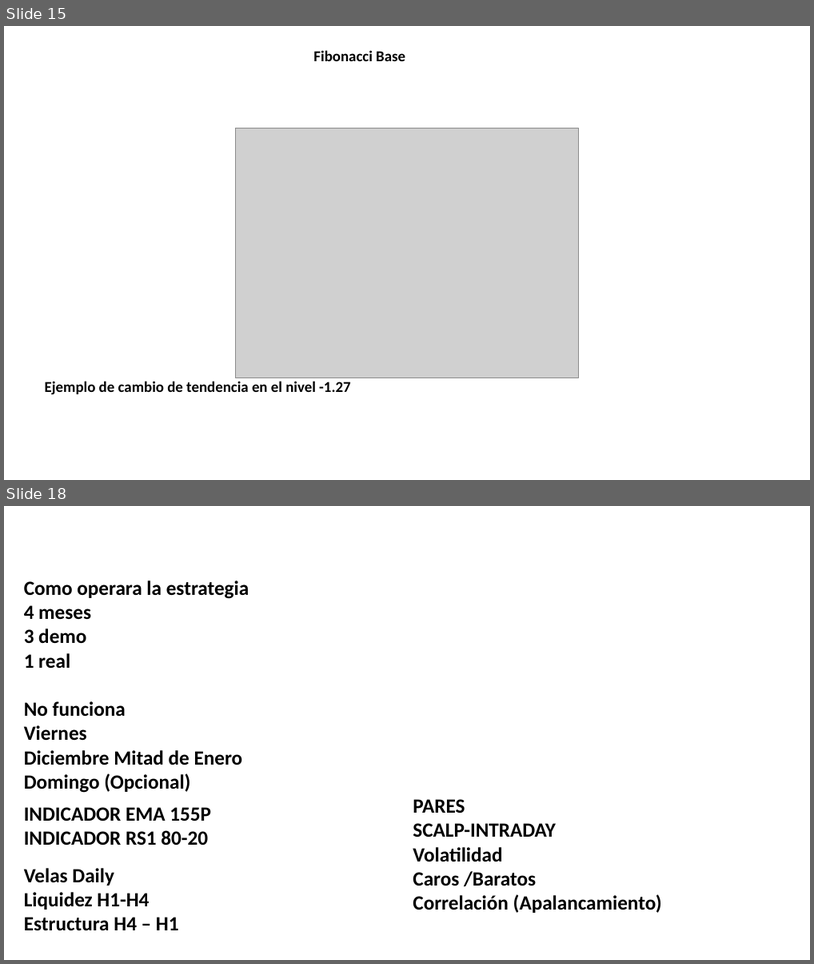
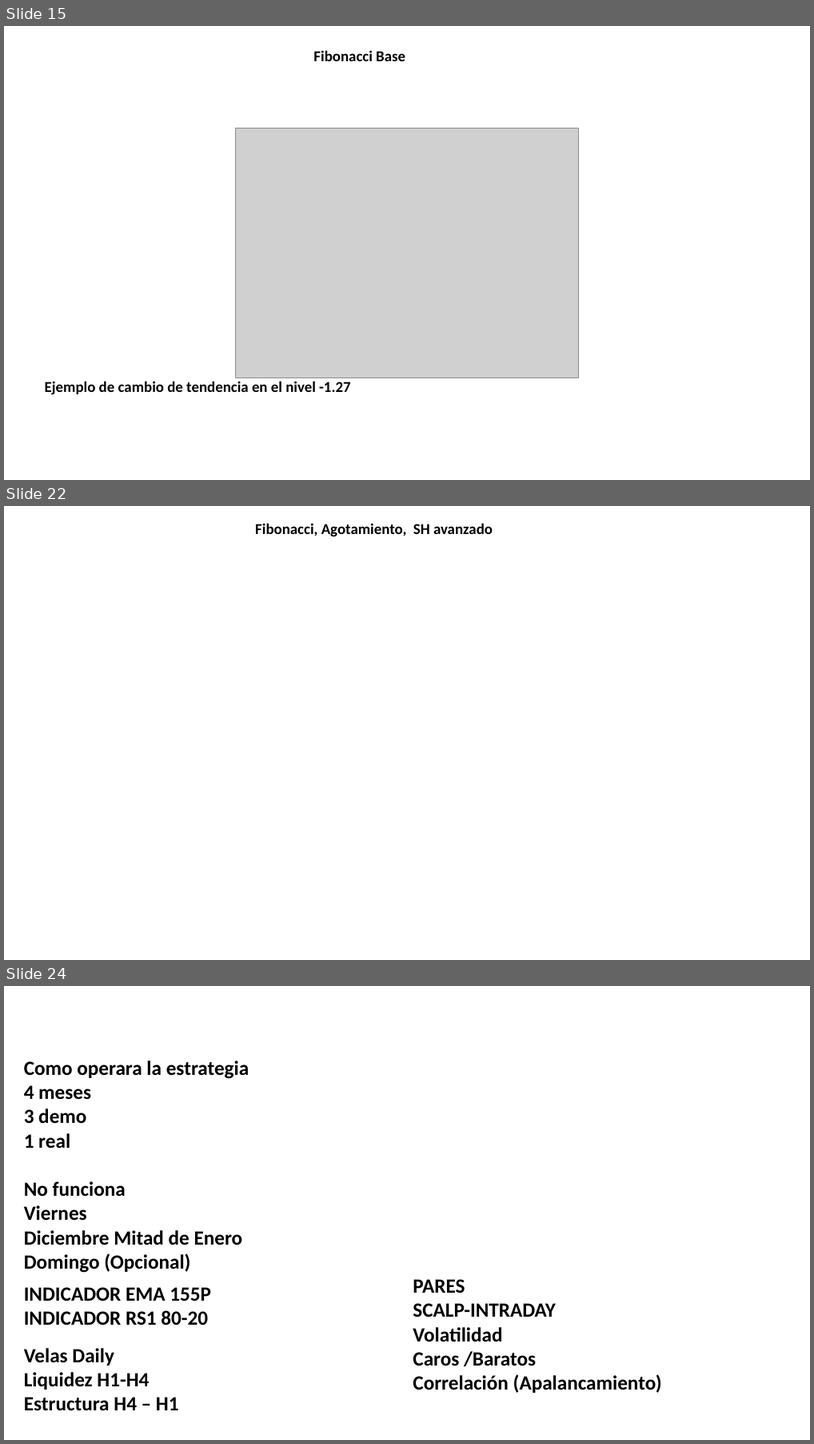
Before and after one commit to Edd1eware/Yields_Academy, a slide deck: Manual_YIELDS_ACADEMY.pptx. Shown one above the other, each under a label of ours: slides 15 and 18 before the commit, slides 15, 22 and 24 after it; the slides between them are not shown. The pictures are 814x964 and 814x1444 pixels, drawn with LibreOffice and Linux fonts; fonts in the diff are those of the drawing; grey boxes stand for pictures. Boxes give left, top, right and bottom in pixels: in the first picture for what was removed or moved away, otherwise in the second. Text is boxed around its words. In the diff, an @@ line names an element or a change of style, - is before the commit and + after.

```diff
--- a/Manual_YIELDS_ACADEMY.pptx
+++ b/Manual_YIELDS_ACADEMY.pptx
@@ slide 22 added at bbox=[4, 506, 810, 960], background #FFFFFF @@
@@ text added at bbox=[255, 523, 493, 537], 18 pt, text #000000, bold @@
+Fibonacci, Agotamiento, SH avanzado
@@ what was slide 18 is now slide 24 @@
```
Also in this commit, not shown: 1 slide changed, 6 other slides added, 1 slide removed.
